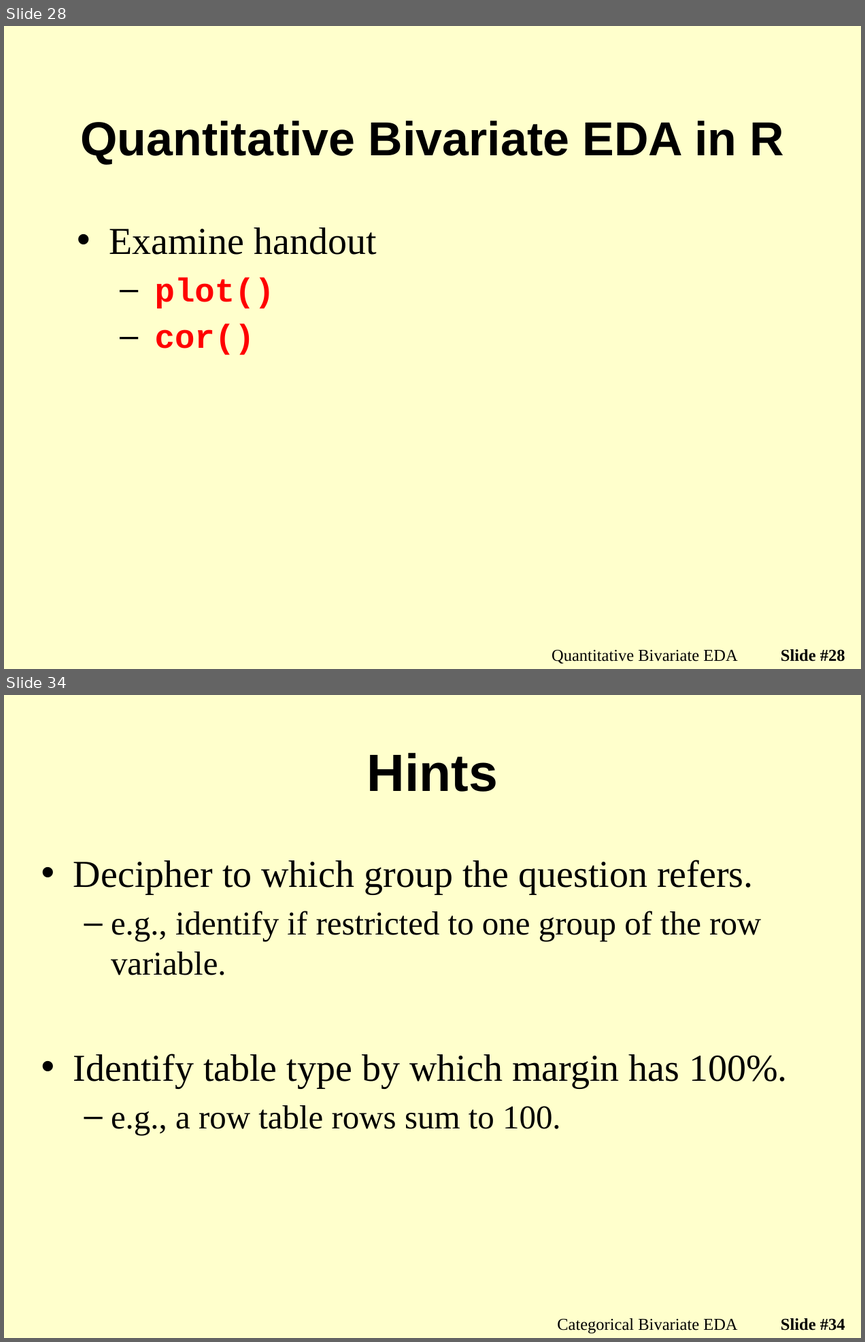
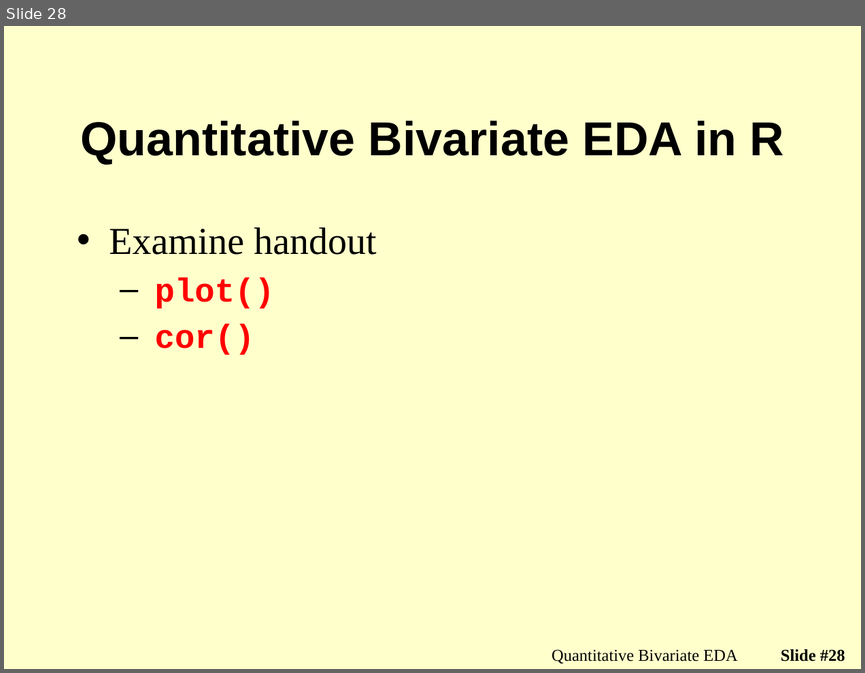
Before and after one commit to droglenc/NCMTH107, a slide deck: modules/BivEDA_Quantitative/PPT_old.pptx. Shown one above the other, each under a label of ours: slides 28 and 34 before the commit, slide 28 after it; the slides between them are not shown. The pictures are 865x1342 and 865x673 pixels, drawn with LibreOffice and Linux fonts; fonts in the diff are those of the drawing; background and template pictures are left out. Boxes give left, top, right and bottom in pixels: in the first picture for what was removed or moved away, otherwise in the second. Text is boxed around its words. In the diff, an @@ line names an element or a change of style, - is before the commit and + after.

Commit message:
Work on Bivariate EDA module

```diff
--- a/modules/BivEDA_Quantitative/PPT_old.pptx
+++ b/modules/BivEDA_Quantitative/PPT_old.pptx
@@ slide 34 removed at (x1=4, y1=695, x2=861, y2=1338), background picture (left out) @@
@@ title removed at (x1=367, y1=753, x2=498, y2=792) @@
-Hints
@@ text removed at (x1=73, y1=860, x2=787, y2=1135) @@
-• Decipher to which group the question refers.
-  – e.g., identify if restricted to one group of the row variable.
-• Identify table type by which margin has 100%.
-  – e.g., a row table rows sum to 100.
@@ text removed at (x1=557, y1=1318, x2=737, y2=1334) @@
-Categorical Bivariate EDA
@@ page number removed at (x1=781, y1=1318, x2=845, y2=1330) @@
-Slide #34
```
Also in this commit, not shown: 8 other slides removed, 4 other files.
